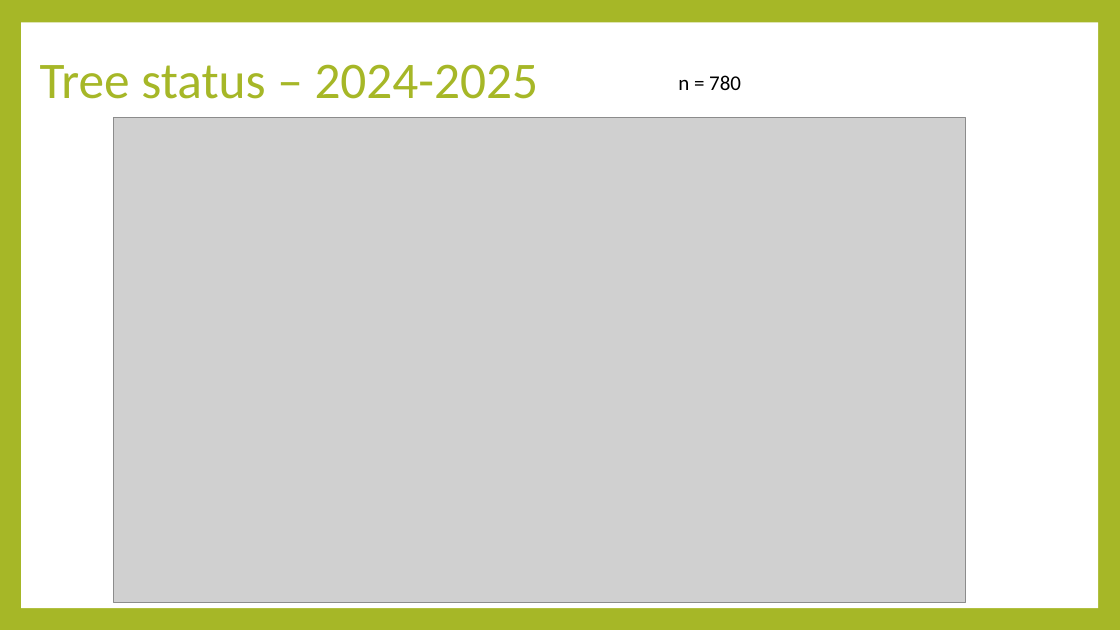
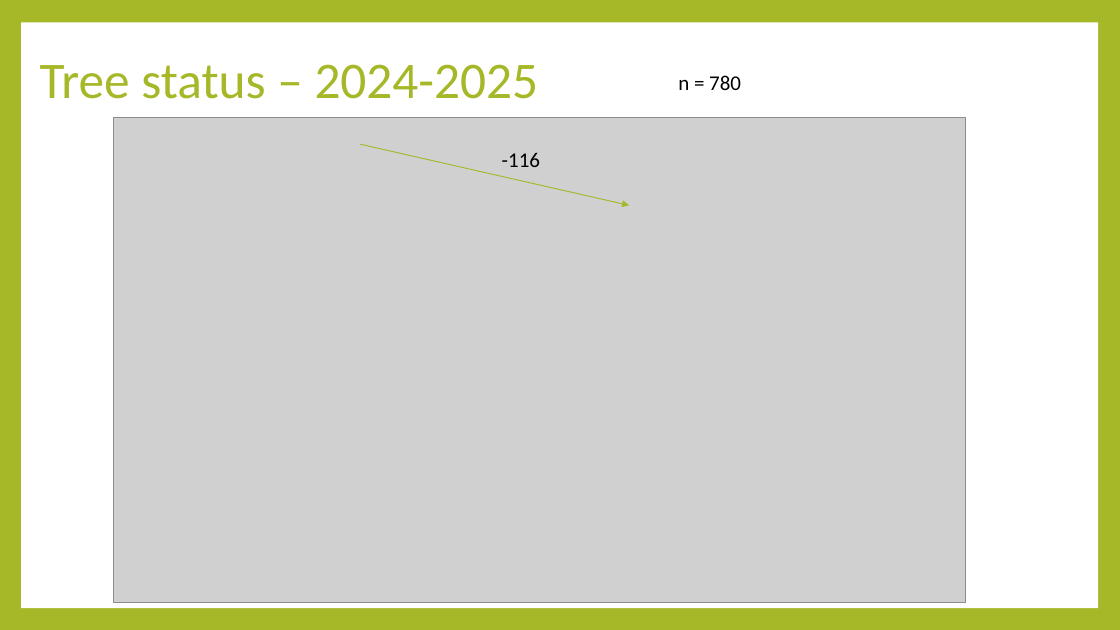
Before and after one commit to luisasenecio/RapidAdaptation, a slide deck: slide 2 of RapidAdaptation_DataExploration.pptx. Drawn at 1120x630 pixels with LibreOffice and Linux fonts; fonts in the diff are those of the drawing; grey boxes stand for pictures. Boxes give left, top, right and bottom in pixels: in the first picture for what was removed or moved away, otherwise in the second. Text is boxed around its words. In the diff, an @@ line names an element or a change of style, - is before the commit and + after.

```diff
--- a/RapidAdaptation_DataExploration.pptx
+++ b/RapidAdaptation_DataExploration.pptx
@@ arrow added from (360, 145) to (629, 205), #A6B727 0.79 pt @@
@@ text added at [502, 153, 540, 167], 18 pt, text #000000 @@
+-116
```
Also in this commit, not shown: 9 other slides changed, 11 slides added, 3 slides removed, 17 other files.
